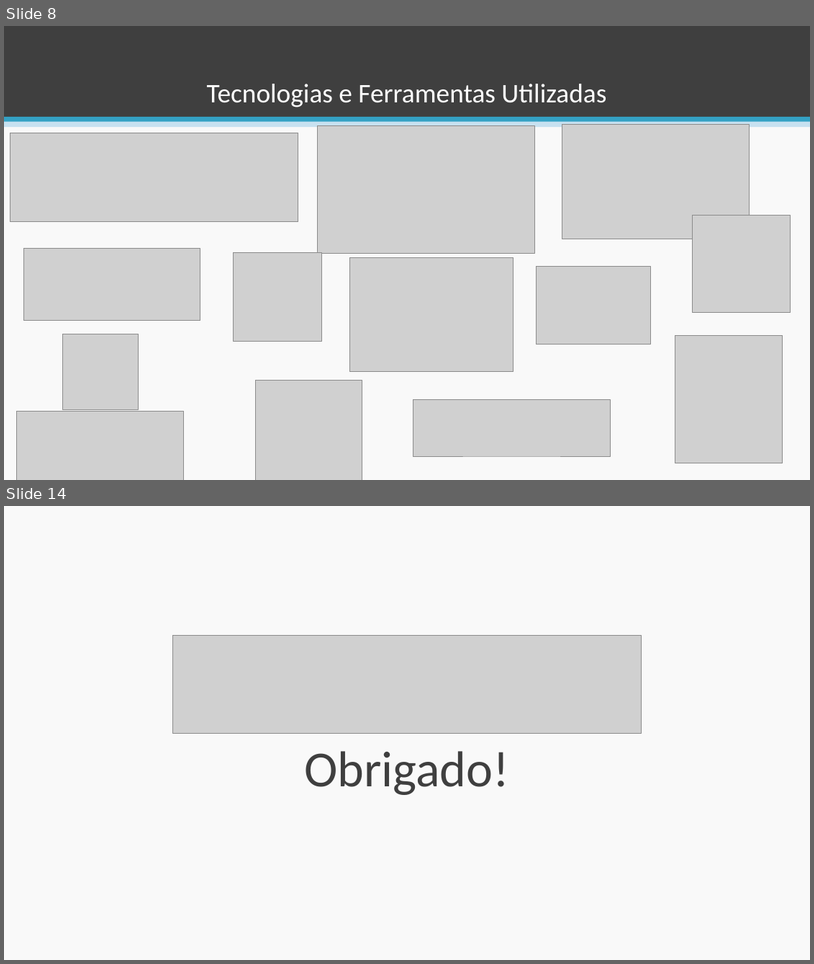
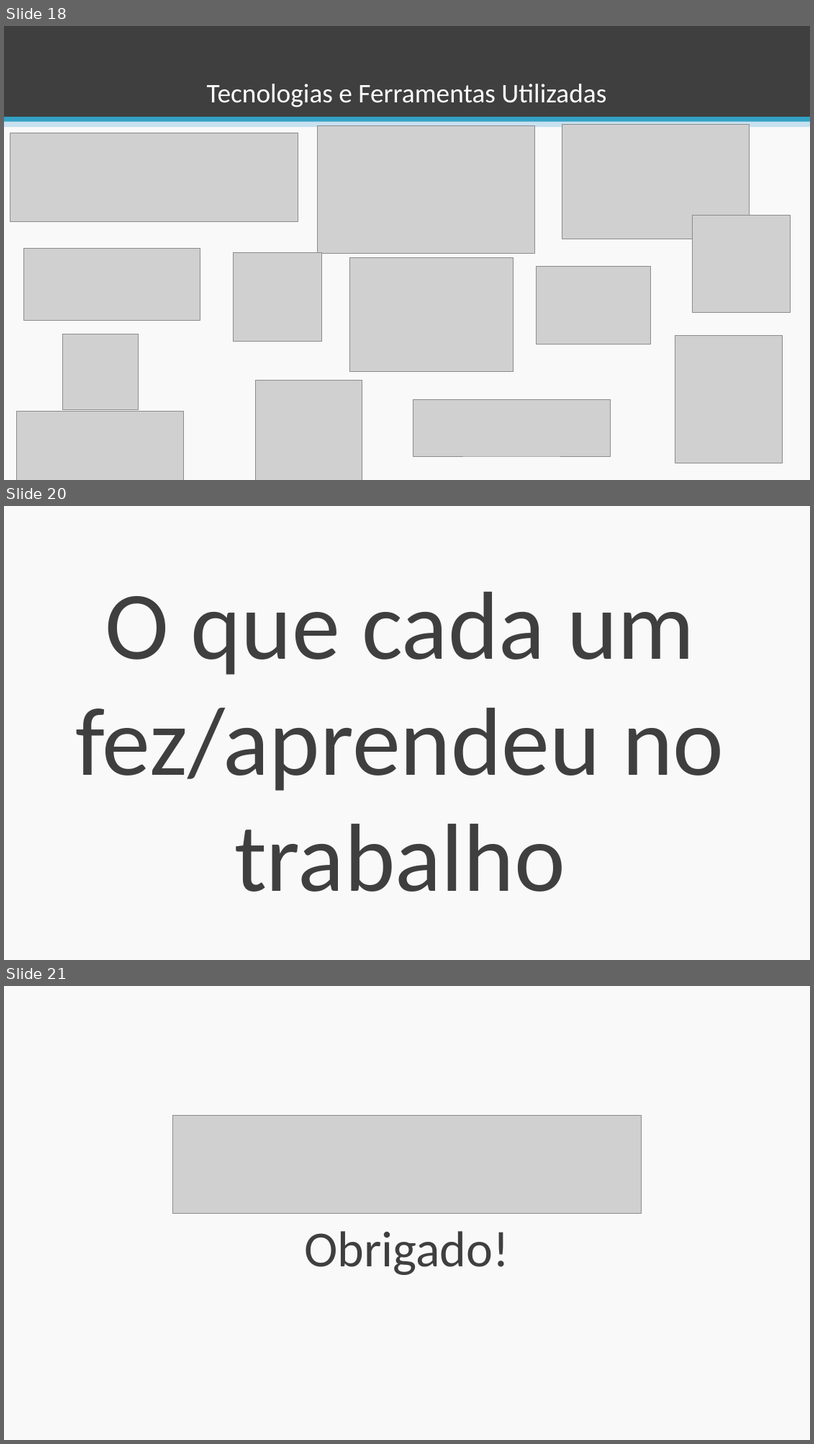
Before and after one commit to esteves-esta/TechHumi, a slide deck: documentacao/PowerPoint.pptx. Shown one above the other, each under a label of ours: slides 8 and 14 before the commit, slides 18, 20 and 21 after it; the slides between them are not shown. The pictures are 814x964 and 814x1444 pixels, drawn with LibreOffice and Linux fonts; fonts in the diff are those of the drawing; grey boxes stand for pictures. Boxes give left, top, right and bottom in pixels: in the first picture for what was removed or moved away, otherwise in the second. Text is boxed around its words. In the diff, an @@ line names an element or a change of style, - is before the commit and + after.

```diff
--- a/documentacao/PowerPoint.pptx
+++ b/documentacao/PowerPoint.pptx
@@ slide 20 added at (4,506,810,960), background #F9F9F9 @@
@@ text added at (75,592,724,891), 115 pt, text #3F3F3F @@
+O que cada um fez/aprendeu no trabalho
@@ what was slide 8 is now slide 18 @@
@@ what was slide 14 is now slide 21 @@
```
Also in this commit, not shown: 5 slides changed, 7 other slides added, 1 slide removed, 3 other files.
